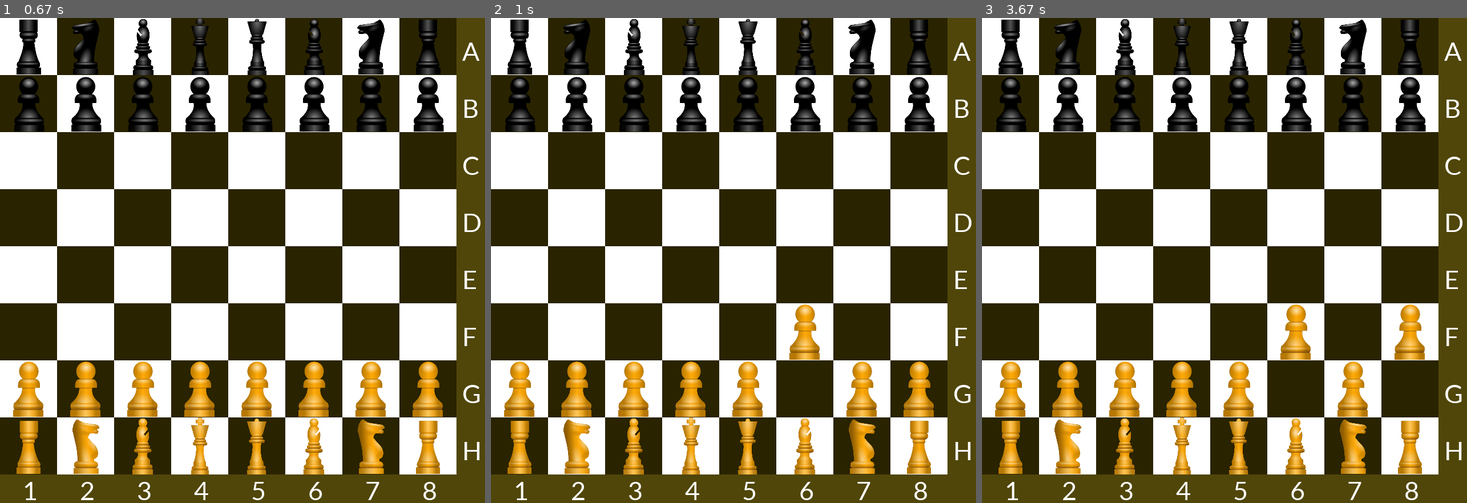
Above: before the commit, frames 1-3 (left to right).
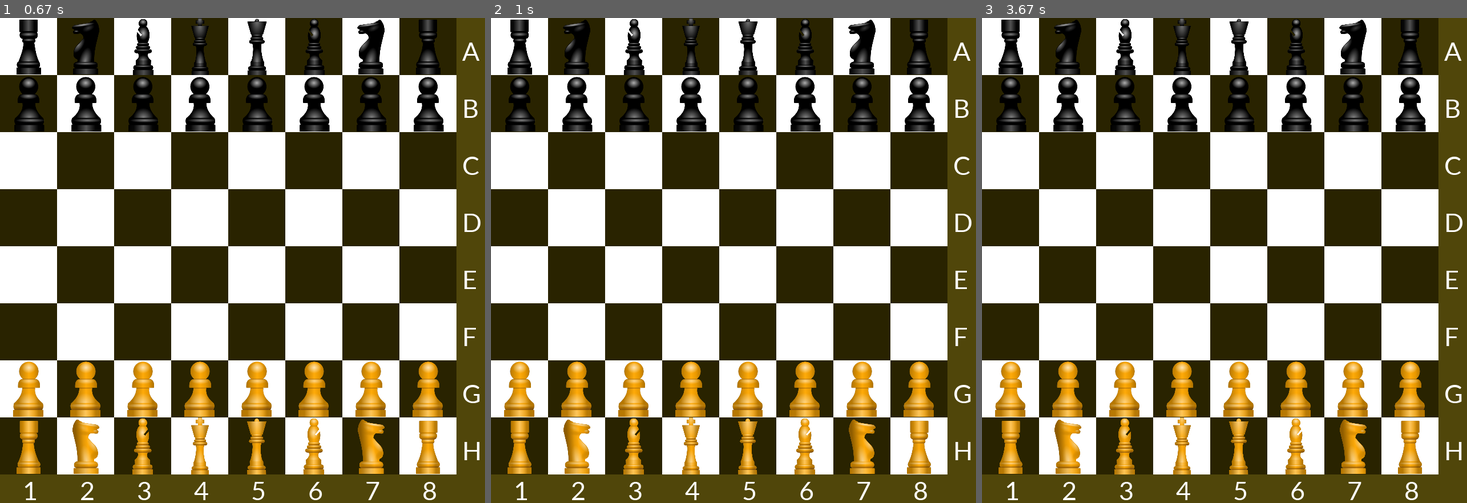
Above: after the commit, the same moments.

Repository: HausMeister008/CHESS
Game: pygame game, started from game.py
Two runs of this game, one before a commit and one after it. Both use one fixed random seed, a clock stepped at 60 frames per second and the inputs below.
Inputs (mouse positions are in pixels of both pictures, inside the frame that each line leads up to):
- Up to frame 1 (0.67 s): click (242, 260) at 0.4 s
- Up to frame 2 (1 s): click (782, 367) at 0.73 s
- Up to frame 3 (3.67 s): click (1394, 386) at 3.57 s

Frame 1 is identical in both runs. In frame 2, 1.0% of the frame differs, in the area x 61-68%, y 59-83%; in frame 3, 2.0%, in the area x 61-92%, y 59-83%.

Commit message:
24.09 version3

Diff:
--- a/classes.py
+++ b/classes.py
@@ -1,4 +1,18 @@
 import pygame, sys, math
+
+chars = 'ABCDEFGH'
+def convert_positions( position:tuple):
+    a_y, a_x = position
+    n_x = a_x -1
+    n_y = chars.index(a_y)
+    return (n_x, n_y)
+
+def convert_coordinates( position:tuple):
+    # converting the coordinates (0-7, 0-7) to readable postions (A-H, 1-8)
+    x, y = position
+    x += 1
+    y = chars[y]
+    return (y,x)
 
 class Figure:
     def __init__(self, name:str,image_name:str, position:tuple, screen, rect_size): #position -> Buchstabe/Zahl
@@ -20,12 +34,30 @@
         old_position = self.position
         self.c_x, self.c_y = f_position[0], f_position[1] # defining x and y coordinates
         self.position = (self.chars[f_position[1]],f_position[0]+1) #erst y, dann x (x in richtigen Zahlen deswegen +1)
-        print(self.position)
         #self.place_figure()
         #deleting old image here
+
 
 
 
 class Farmer(Figure):
     def __init__(self, name: str, image_name: str, position: tuple, screen, rect_size):
         super().__init__(name, image_name, position, screen, rect_size)
+    def calc_possible_postitions(self, board_data):
+        b_d = {convert_positions(c):values for c, values in board_data.items()}
+        print(b_d)
+        look_here_y = self.c_y + (1 if 'black' in self.name else -1)
+        if look_here_y > 0 and look_here_y < 8:
+            look_here_x = [(self.c_x + x if self.c_x + x < 8 and self.c_x + x >= 0 else '' ) for x in range(-1,2)]
+            while '' in look_here_x:
+                look_here_x.remove('')
+
+            for x in look_here_x:
+                if b_d[(x, look_here_y)]['manned']:
+                    if 'white' in self.name and 'black' in b_d[(x, look_here_y)]['figure'] or 'black' in self.name and 'white' in b_d[(x, look_here_y)]['figure']:
+                        pass
+                    else:
+                        pass
+
+        else:
+            return (self.c_x, self.c_y)
--- a/game.py
+++ b/game.py
@@ -67,6 +67,9 @@
 def draw_figures():
     for name, object_ in players.items():
         object_.place_figure()
+        board_data[object_.position]['manned'] = True
+        board_data[object_.position]['figure'] = object_.name
+
 draw_figures()
 def draw():
     draw_board()
@@ -79,13 +82,13 @@
             #print(x_pos+1, chars[y_pos])
             name = ''
             for player in players.values():
-                if player.position == (chars[y_pos], x_pos+1):
+                if player.position == convert_coordinates((x_pos, y_pos)):
                     name = player.name
                     p = players[name]
-                    p.move_figure((p.c_x, p.c_y + (-1 if 'white' in name else + 1)))
-                    draw()
+                    #p.move_figure((p.c_x, p.c_y + (-1 if 'white' in name else + 1)))
+                    #draw()
+                    p.calc_possible_postitions(board_data)
                     break
-            print(name)
         if event.type == pygame.QUIT:
             sys.exit()
     pressed = pygame.key.get_pressed()
Not shown, changed: TODO.txt
